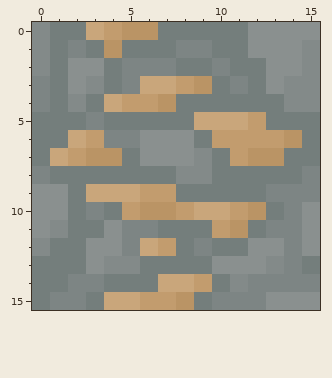
A pixel-art file gets an edit: public/aseprite files/iron.aseprite. Above is the file before it was changed.
16x16 pixels, 1 frame. Colours within 5 levels of each other are drawn and written as one.
The result:
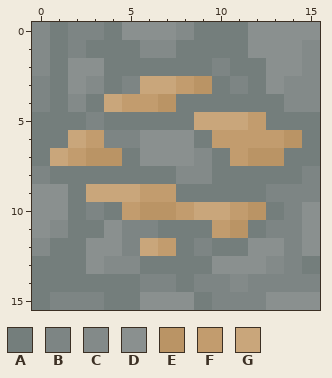
Palette (. is transparent): A #747e7c  B #7d8584  C #838a89  D #8a908f  E #ba9465  F #c29c6e  G #c9a67b
The exact change:
Layers "iron highlight", "iron base":
y 0: x 2..8 AGFEEAA -> BBADDDC
y 1: x 4 E -> A; x 6..9 AABB -> CCAA
y 2: x 5..7 BBB -> AAA
y 14: x 2..3 BB -> AA; x 6..10 AGGFA -> BBABB
y 15: x 3..8 AGGFFE -> BAADDD
